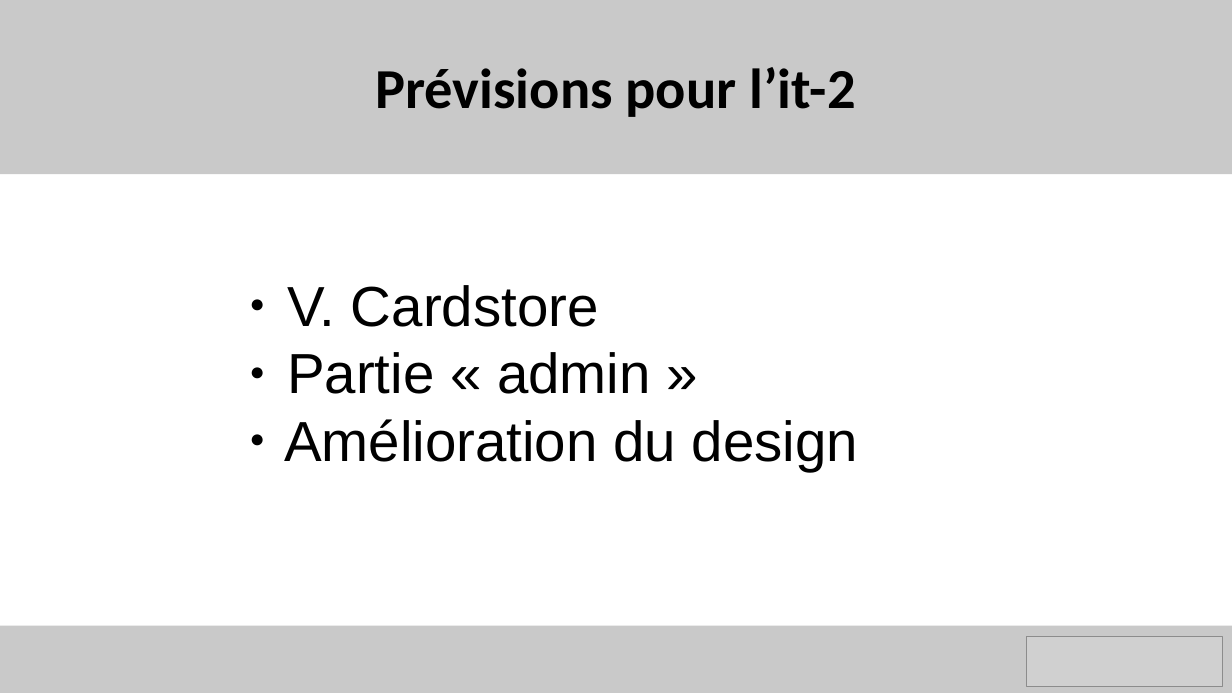
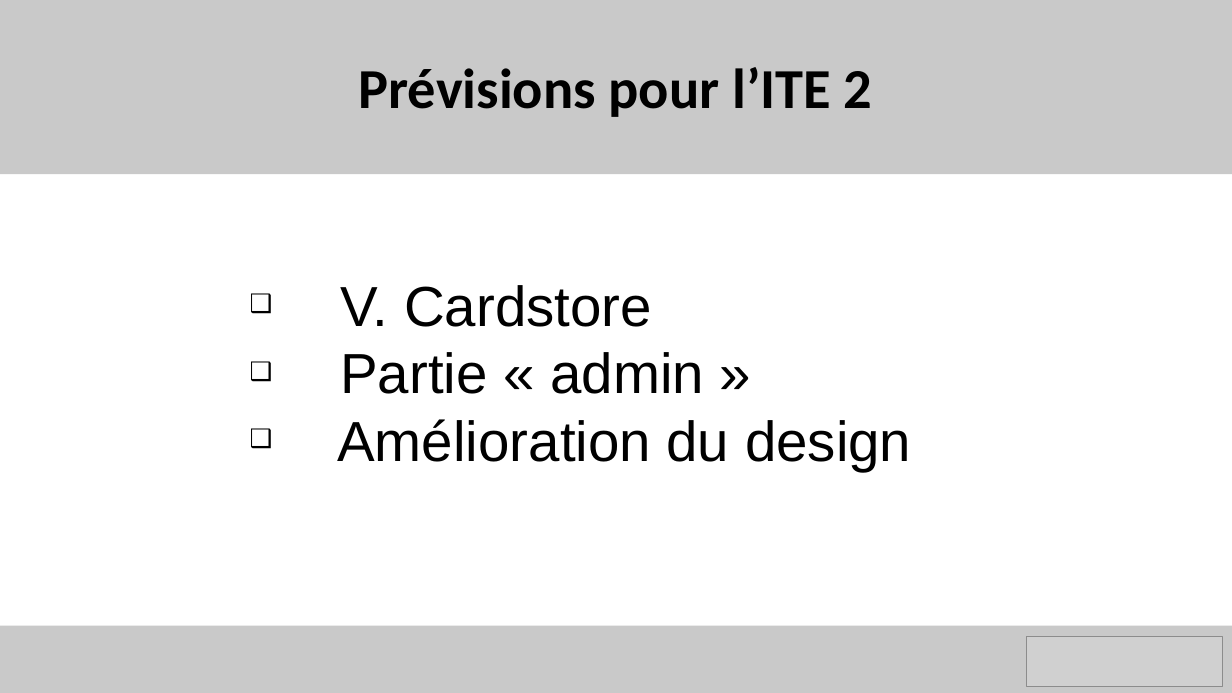
Before and after one commit to benjaminrodriguez/MemoCards, a slide deck: slide 9 of MemoCards_Ite1.pptx. Drawn at 1232x693 pixels with LibreOffice and Linux fonts; fonts in the diff are those of the drawing; grey boxes stand for pictures. Boxes give left, top, right and bottom in pixels: in the first picture for what was removed or moved away, otherwise in the second. Text is boxed around its words. In the diff, an @@ line names an element or a change of style, - is before the commit and + after.

```diff
--- a/MemoCards_Ite1.pptx
+++ b/MemoCards_Ite1.pptx
@@ text at (358,67,873,117): text changed @@
-Prévisions pour l’it-2
+Prévisions pour l’ITE 2
@@ text "V. Cardstore" at (337,285,911,472): bullet ● to ❑ @@
```
Also in this commit, not shown: 7 other slides changed, 1 slide added, 1 slide removed, 3 other files.
